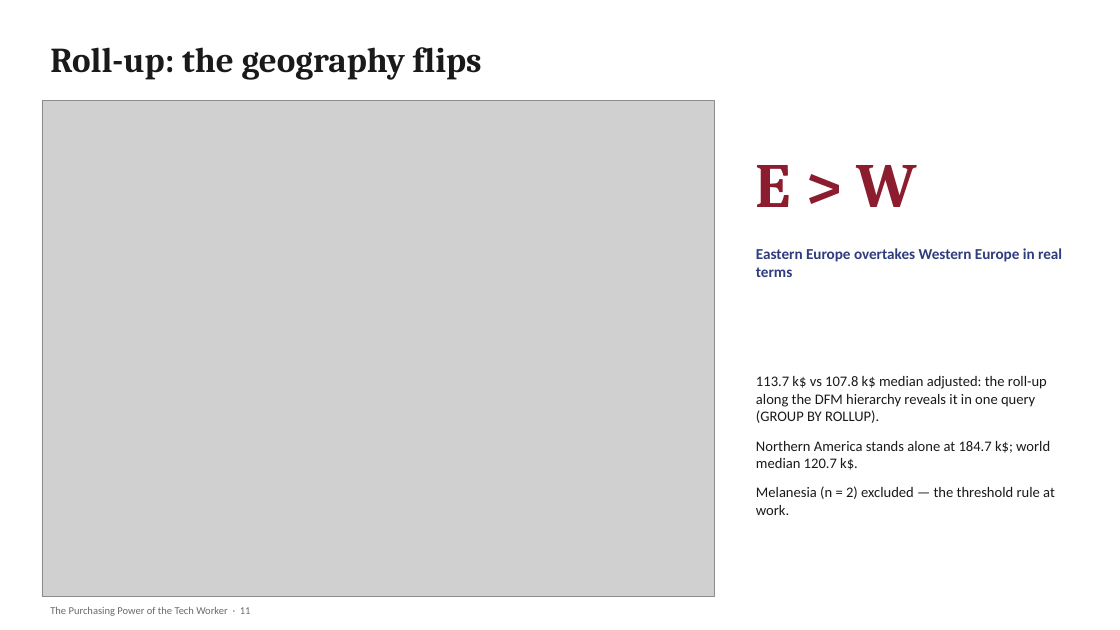
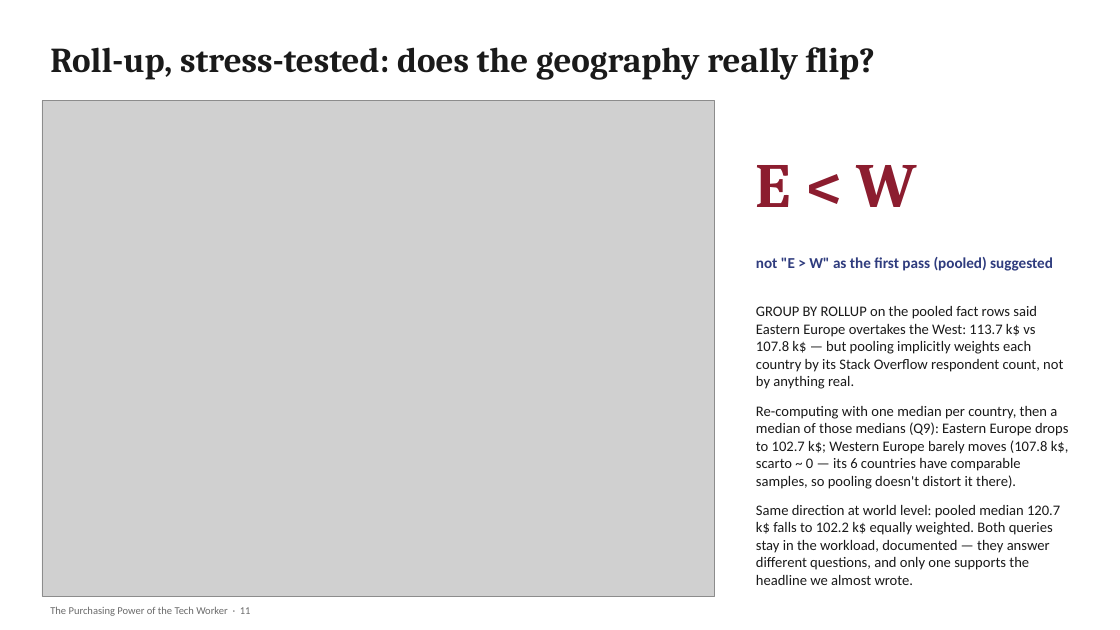
Before and after one commit to emasmisi/tech-worker-purchasing-power-dw, a slide deck: slide 11 of presentation/TechWorker_DW_Presentation.pptx. Drawn at 1120x630 pixels with LibreOffice and Linux fonts; fonts in the diff are those of the drawing; grey boxes stand for pictures. Boxes give left, top, right and bottom in pixels: in the first picture for what was removed or moved away, otherwise in the second. Text is boxed around its words. In the diff, an @@ line names an element or a change of style, - is before the commit and + after.

```diff
--- a/presentation/TechWorker_DW_Presentation.pptx
+++ b/presentation/TechWorker_DW_Presentation.pptx
@@ text at [50, 47, 875, 80]: text changed @@
-Roll-up: the geography flips
+Roll-up, stress-tested: does the geography really flip?
@@ text at [756, 165, 916, 207]: text changed @@
-E > W
+E < W
@@ text at [756, 257, 1053, 271]: text changed @@
-Eastern Europe overtakes Western Europe in real terms
+not "E > W" as the first pass (pooled) suggested
@@ text at [756, 306, 1069, 585]: text changed @@
-113.7 k$ vs 107.8 k$ median adjusted: the roll-up along the DFM hierarchy reveals it in one query (GROUP BY ROLLUP).
-Northern America stands alone at 184.7 k$; world median 120.7 k$.
-Melanesia (n = 2) excluded — the threshold rule at work.
+GROUP BY ROLLUP on the pooled fact rows said Eastern Europe overtakes the West: 113.7 k$ vs 107.8 k$ — but pooling implicitly weights each country by its Stack Overflow respondent count, not by anything real.
+Re-computing with one median per country, then a median of those medians (Q9): Eastern Europe drops to 102.7 k$; Western Europe barely moves (107.8 k$, scarto ~ 0 — its 6 countries have comparable samples, so pooling doesn't distort it there).
+Same direction at world level: pooled median 120.7 k$ falls to 102.2 k$ equally weighted. Both queries stay in the workload, documented — they answer different questions, and only one supports the headline we almost wrote.
```
Also in this commit, not shown: 1 other slide changed, 3 other files.
